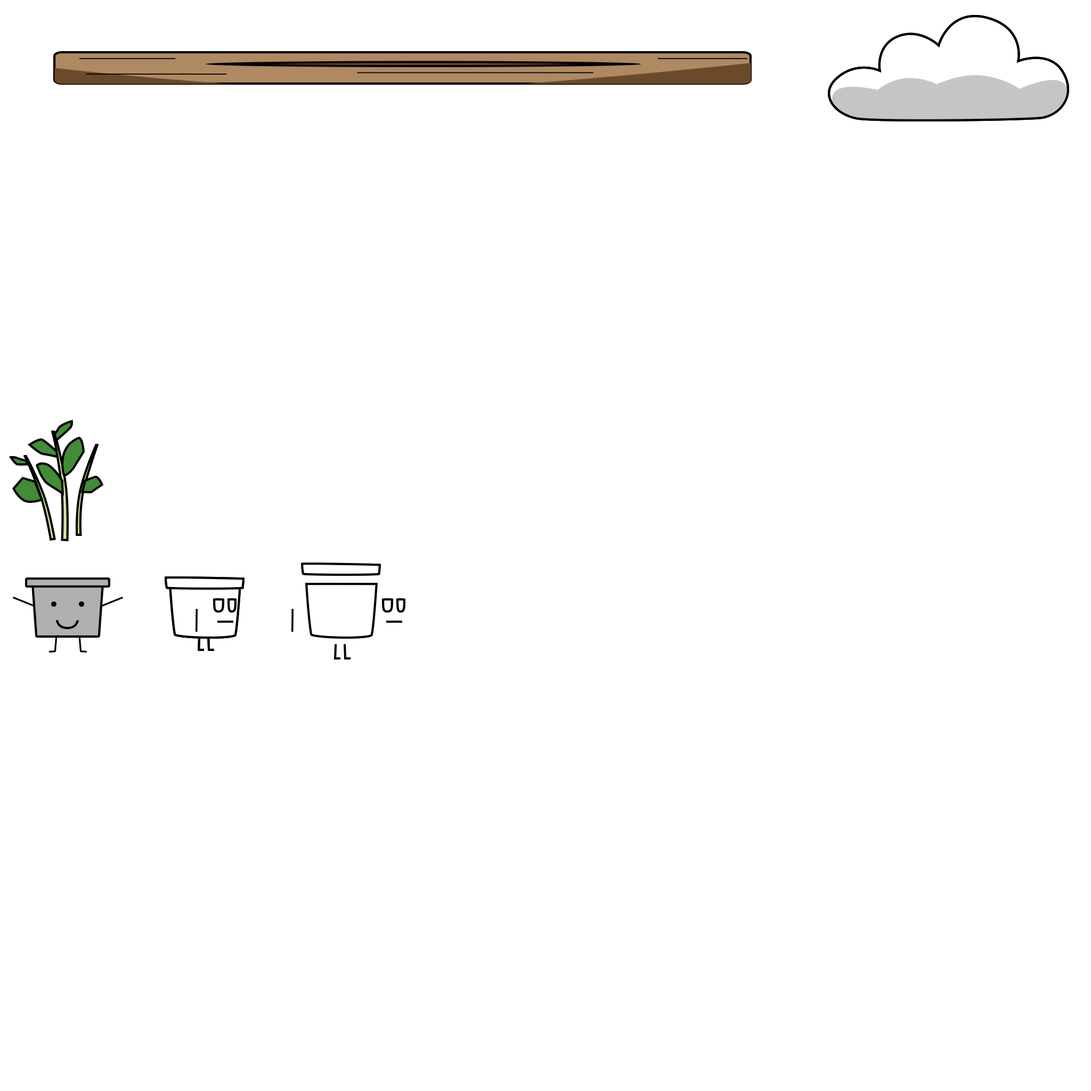
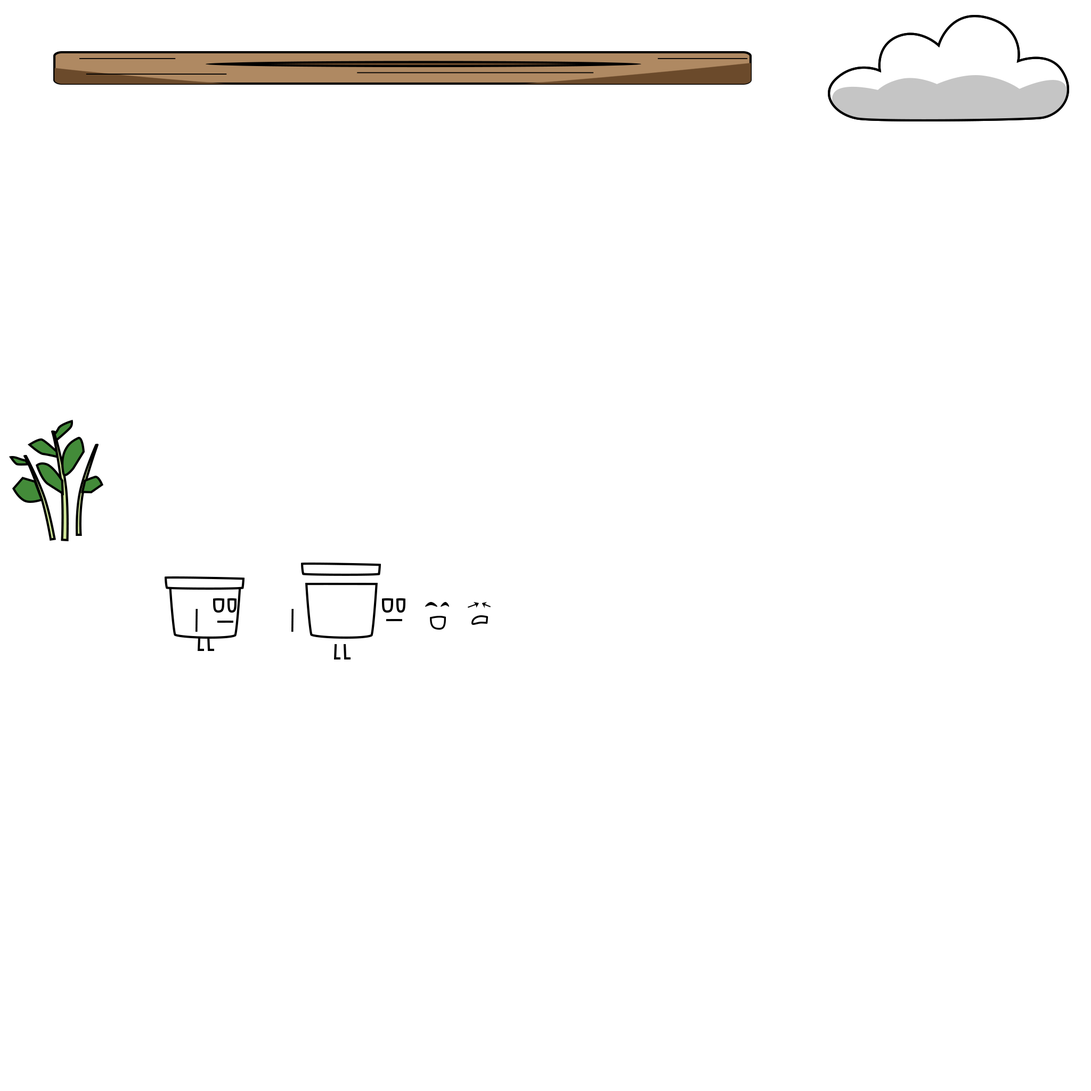
Layer changes from the first 1091 × 1091 image to the second:
painted on "Shape 15 copy 2" over bbox(1014, 39, 1067, 77)
painted on "Shape 15" over bbox(1014, 39, 1067, 77)
added group "Face_happy" (1st of 2, in "Pot (exploded)") with 3 layers in group "Pot (exploded)" over bbox(425, 602, 450, 630)
added layer "Shape 14 copy 2" (1st of 2, in "Pot (exploded)" › "Face_happy") in group "Face_happy" over bbox(425, 602, 438, 608)
moved "Mouth" (1st of 4, in "Pot (exploded)" › "Face_happy") into group "Face_happy", painted on it over bbox(237, 616, 447, 630)
removed layer "Lid" (2nd of 3, in "Pot_side(exploded)") from group "Pot_side(exploded)" over bbox(164, 576, 245, 590)
removed layer "Shape 12" (2nd of 3, in "Pot_side(exploded)") from group "Pot_side(exploded)" over bbox(168, 588, 242, 640)
removed layer "Leg copy 2" (2nd of 3, in "Pot_side(exploded)") from group "Pot_side(exploded)" over bbox(209, 638, 215, 650)
added group "Face_hurt" (1st of 2, in "Pot (exploded)") with 5 layers in group "Pot (exploded)" over bbox(471, 602, 489, 626)
added layer "Mouth copy" (1st of 2, in "Pot (exploded)" › "Face_hurt") in group "Face_hurt" over bbox(471, 615, 489, 626)
removed group "Pot_side(exploded)" (8 layers) over bbox(164, 576, 245, 650)
removed group "Pot (front)" (9 layers) over bbox(12, 577, 124, 653)
removed layer "Rounded Rectangle 2" from group "Pot (front)" over bbox(25, 577, 111, 588)
removed layer "Shape 1" from group "Pot (front)" over bbox(58, 620, 77, 628)
removed layer "Rounded Rectangle 3" from group "Pot (front)" over bbox(31, 581, 104, 638)
removed layer "Leg copy" from group "Pot (front)" over bbox(49, 637, 58, 653)
removed layer "Arm copy" from group "Pot (front)" over bbox(12, 596, 35, 608)
removed layer "Leg" (4th of 4, in "Pot (front)") from group "Pot (front)" over bbox(78, 637, 87, 653)
removed layer "Arm" (4th of 4, in "Pot (front)") from group "Pot (front)" over bbox(101, 596, 124, 608)
…and 8 more changes (4 added, 1 moved_by, 3 removed, 1 stack)
